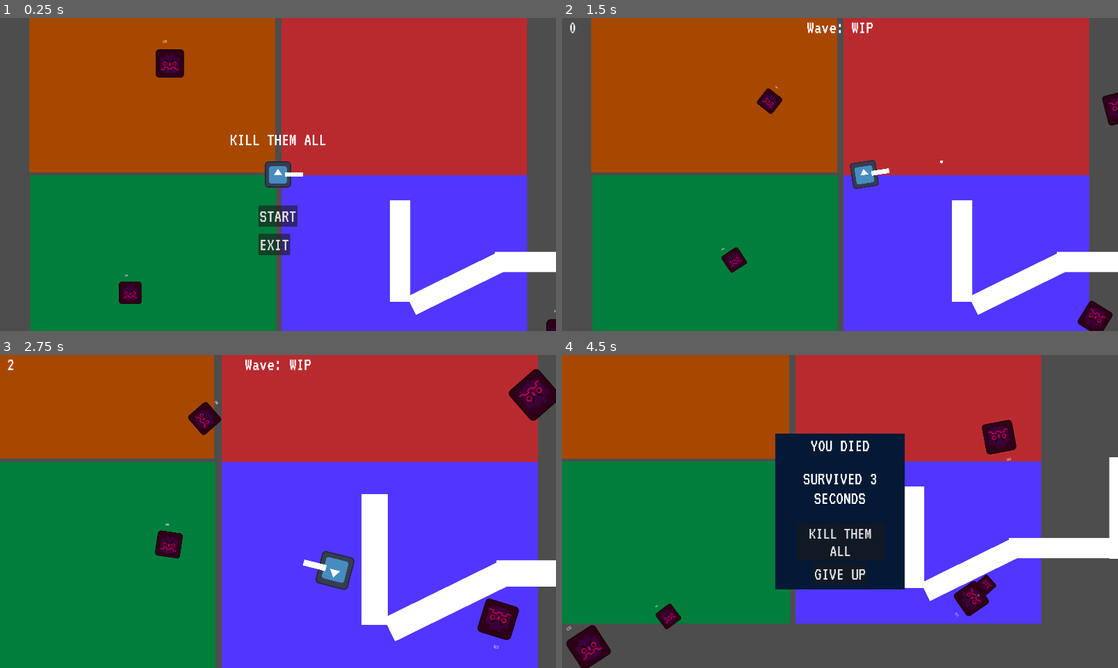
Above: before the commit, frames 1-4 (two rows, left to right).
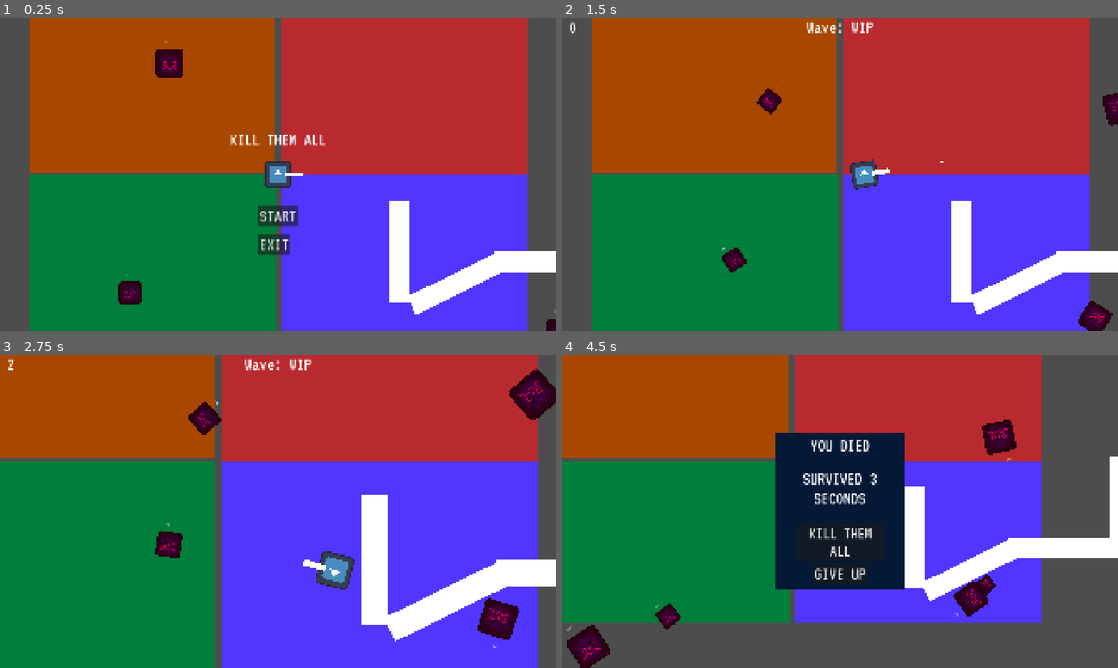
Above: after the commit, the same moments.

Repository: yasukawa426/top-down-shooter
Game: Godot game, scene res://scenes/main.tscn
Same seed, same stepped clock (60 frames per second), same inputs: the game is played once before the commit and once after it. The engine's default icon, where the game draws it, is replaced by a stand-in: a white triangle on a blue panel in a dark square.
Inputs (mouse positions are in pixels of both pictures, inside the frame that each line leads up to):
- Up to frame 1 (0.25 s): no input
- Up to frame 2 (1.5 s): click "START" at 0.5 s; move the mouse to (962, 158) at 1.27 s; hold D (move_right) from 1.28 s (still down); hold Space (shoot) from 1.28 s (still down)
- Up to frame 3 (2.75 s): move the mouse to (166, 527) at 2.02 s; release D (move_right) at 2.03 s; release Space (shoot) at 2.03 s; hold S (move_down) from 2.03 s (still down); tap Mouse wheel up (zoom_in) at 2.1 s
- Up to frame 4 (4.5 s): move the mouse to (895, 442) at 2.77 s; release S (move_down) at 2.78 s; hold D (move_right) 2.78-3.53 s; hold Mouse wheel down (zoom_out) 2.78-3.53 s; move the mouse to (812, 574) at 3.52 s; hold W (move_up) 3.53-4.28 s; tap Space (shoot) at 3.6 s; move the mouse to (1006, 558) at 4.27 s; hold A (move_left) from 4.28 s (still down); hold Mouse wheel up (zoom_in) from 4.28 s (still down)

The runs differ from the first frame. In frame 1, 1.6% of the frame differs, in the area x 5-100%, y 0-100%; in frame 2, 1.4%; in frame 3, 1.3%; in frame 4, 2.3%, in the area x 0-100%, y 0-100%.

Commit message:
feat: change window stretch mode

Diff:
--- a/project.godot
+++ b/project.godot
@@ -20,7 +20,7 @@
 window/size/viewport_width=1920
 window/size/viewport_height=1080
 window/size/mode=4
-window/stretch/mode="viewport"
+window/stretch/mode="canvas_items"
 window/stretch/aspect="expand"
 
 [editor_plugins]
